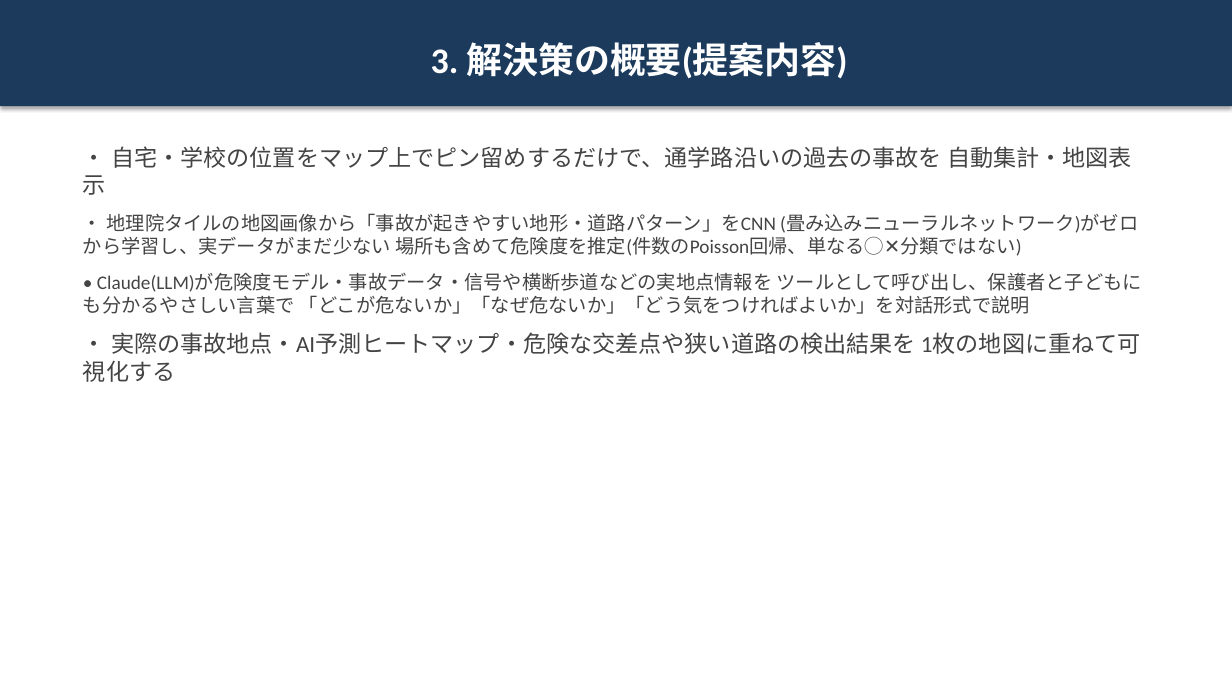
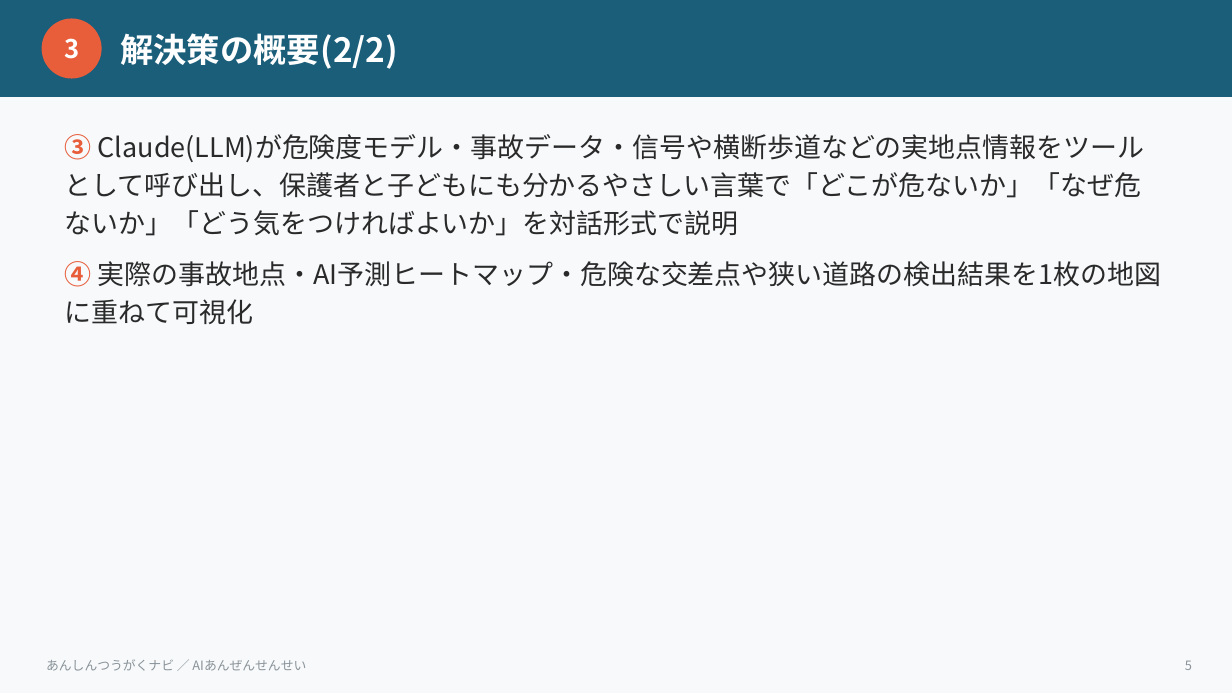
Before and after one commit to niikun/tsugaku-navi, a slide deck: slide 5 of HACKATHON_SLIDES.pptx (slide 4 before the commit). Drawn at 1232x693 pixels with LibreOffice and Linux fonts; fonts in the diff are those of the drawing. Boxes give left, top, right and bottom in pixels: in the first picture for what was removed or moved away, otherwise in the second. Text is boxed around its words. In the diff, an @@ line names an element or a change of style, - is before the commit and + after.

```diff
--- a/HACKATHON_SLIDES.pptx
+++ b/HACKATHON_SLIDES.pptx
@@ rectangle added at (0, 0, 1232, 693), fill #F7F9FB @@
@@ rectangle added at (0, 0, 1232, 97), fill #1B5E7A @@
@@ ellipse added at (42, 18, 102, 79), fill #E85D3A, 20 pt, text #FFFFFF, bold @@
+3
@@ text "解決策の概要(2/2)": place and size @@
-text "解決策の概要(2/2)" at (0, 0, 1232, 106)
+text "解決策の概要(2/2)" at (120, 33, 398, 69)
@@ text "解決策の概要(2/2)" at (120, 33, 398, 69): fill #1B3A5C to none; shadow off @@
@@ text at (120, 33, 398, 69): text changed; size 28 to 26 pt; font Calibri to Noto Sans CJK JP @@
-3. 解決策の概要(提案内容)
+解決策の概要(2/2)
@@ text at (65, 134, 1161, 287): text changed; size 15 to 21 pt; font Calibri to Noto Sans CJK JP; text colour #444444 to #2A2A2A @@
-• 自宅・学校の位置をマップ上でピン留めするだけで、通学路沿いの過去の事故を 自動集計・地図表示
-• 地理院タイルの地図画像から「事故が起きやすい地形・道路パターン」をCNN (畳み込みニューラルネットワーク)がゼロから学習し、実データがまだ少ない 場所も含めて危険度を推定(件数のPoisson回帰、単なる◯✕分類ではない)
-• Claude(LLM)が危険度モデル・事故データ・信号や横断歩道などの実地点情報を ツールとして呼び出し、保護者と子どもにも分かるやさしい言葉で 「どこが危ないか」「なぜ危ないか」「どう気をつければよいか」を対話形式で説明
-• 実際の事故地点・AI予測ヒートマップ・危険な交差点や狭い道路の検出結果を 1枚の地図に重ねて可視化する
+③ Claude(LLM)が危険度モデル・事故データ・信号や横断歩道などの実地点情報をツールとして呼び出し、保護者と子どもにも分かるやさしい言葉で「どこが危ないか」「なぜ危ないか」「どう気をつければよいか」を対話形式で説明
+④ 実際の事故地点・AI予測ヒートマップ・危険な交差点や狭い道路の検出結果を1枚の地図に重ねて可視化
@@ text added at (46, 659, 306, 671), 10 pt, text #8A9399 @@
+あんしんつうがくナビ ／ AIあんぜんせんせい
@@ text added at (1185, 660, 1192, 670), 10 pt, text #8A9399 @@
+5
```
Also in this commit, not shown: 12 other slides changed, 4 slides added, 2 other files.
